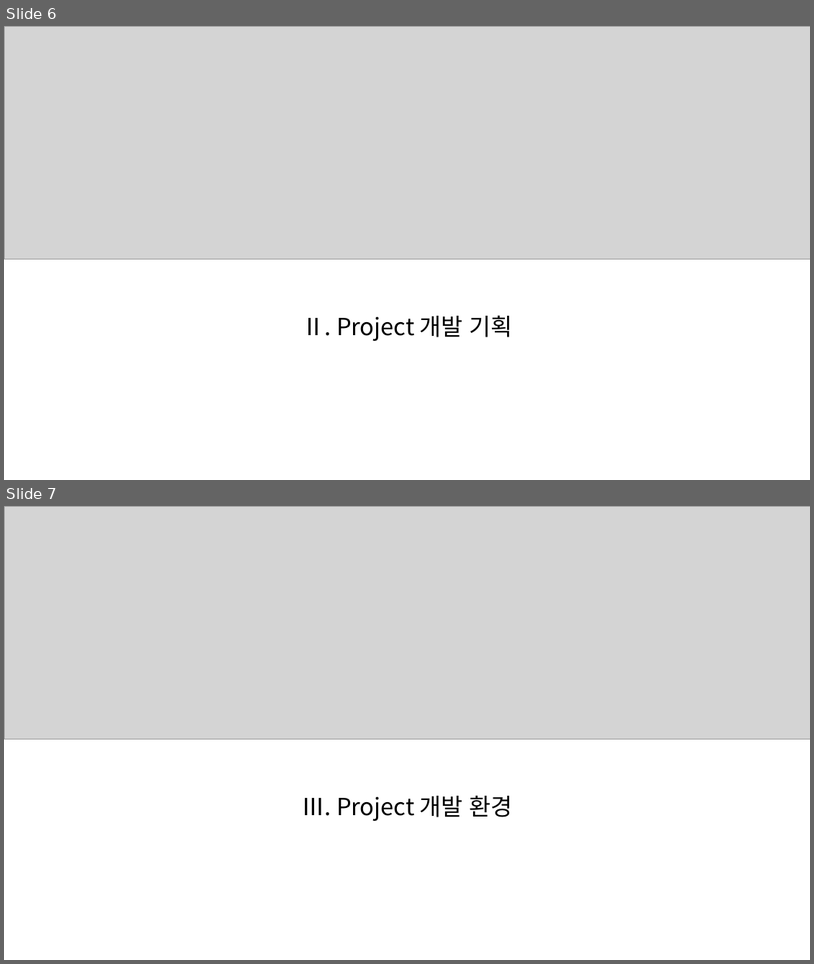
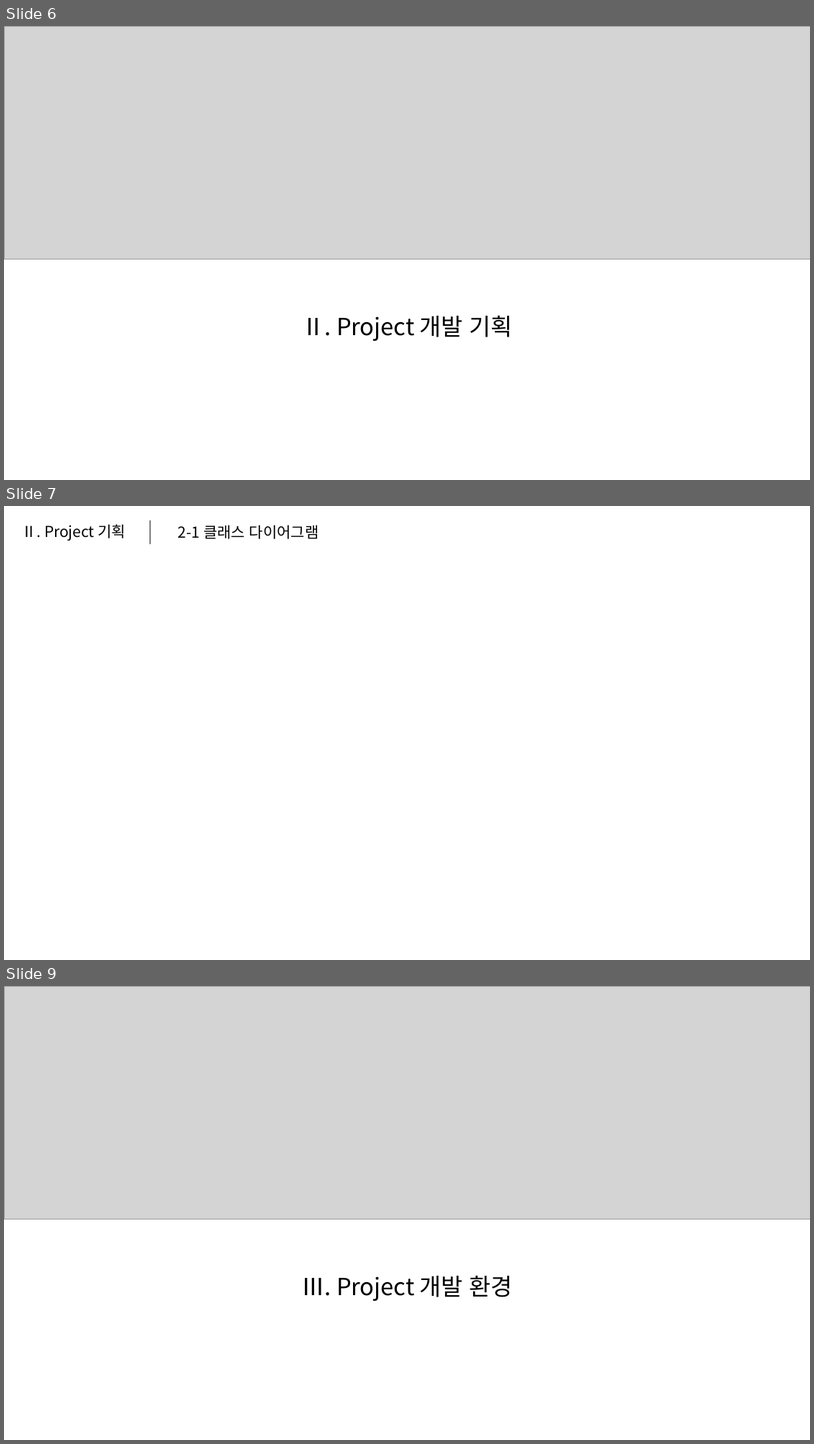
Before and after one commit to hakGuenLee/TeamProject, a slide deck: 문서모음/MiniMall Portfolio.pptx. Shown one above the other, each under a label of ours: slides 6 and 7 before the commit, slides 6, 7 and 9 after it; the slides between them are not shown. The pictures are 814x964 and 814x1444 pixels, drawn with LibreOffice and Linux fonts; fonts in the diff are those of the drawing; grey boxes stand for pictures. Boxes give left, top, right and bottom in pixels: in the first picture for what was removed or moved away, otherwise in the second. Text is boxed around its words. In the diff, an @@ line names an element or a change of style, - is before the commit and + after.

```diff
--- a/문서모음/MiniMall Portfolio.pptx
+++ b/문서모음/MiniMall Portfolio.pptx
@@ slide 7 added at [4,506,810,960], background #FFFFFF @@
@@ text added at [22,524,126,541], 18 pt, text #000000 @@
+Ⅱ. Project 기획
@@ line added from (150, 520) to (150, 545), #808080 1.5 pt @@
@@ text added at [178,525,319,539], 18 pt, text #000000 @@
+2-1 클래스 다이어그램
@@ what was slide 7 is now slide 9 @@
```
Also in this commit, not shown: 1 slide changed, 8 other slides added, 1 other file.
